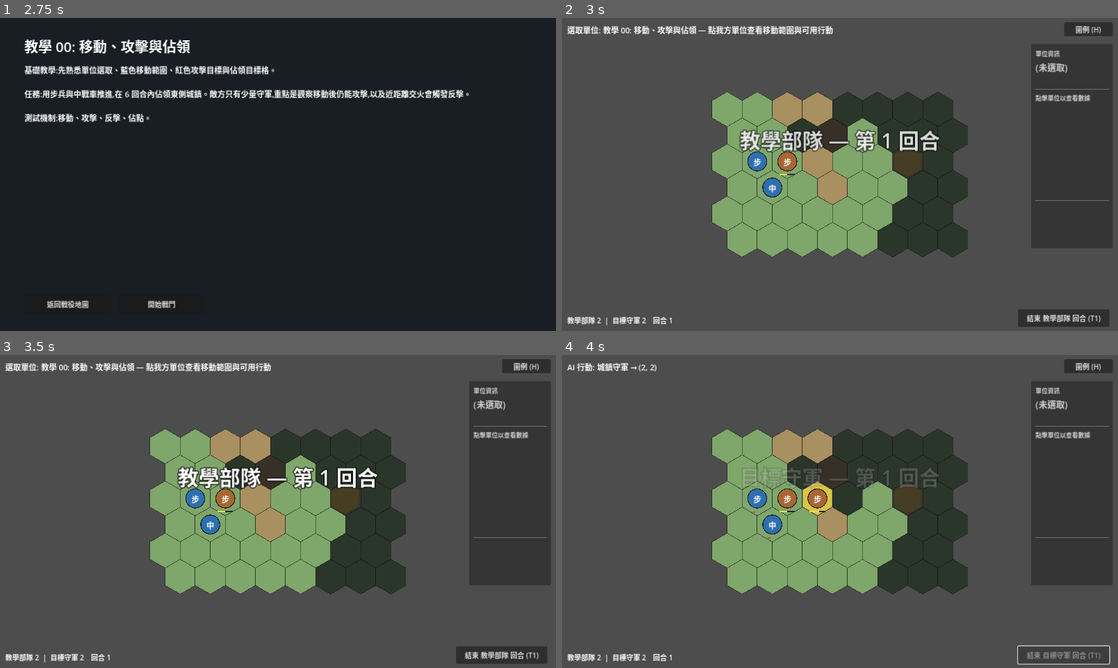
Above: before the commit, frames 1-4 (two rows, left to right).
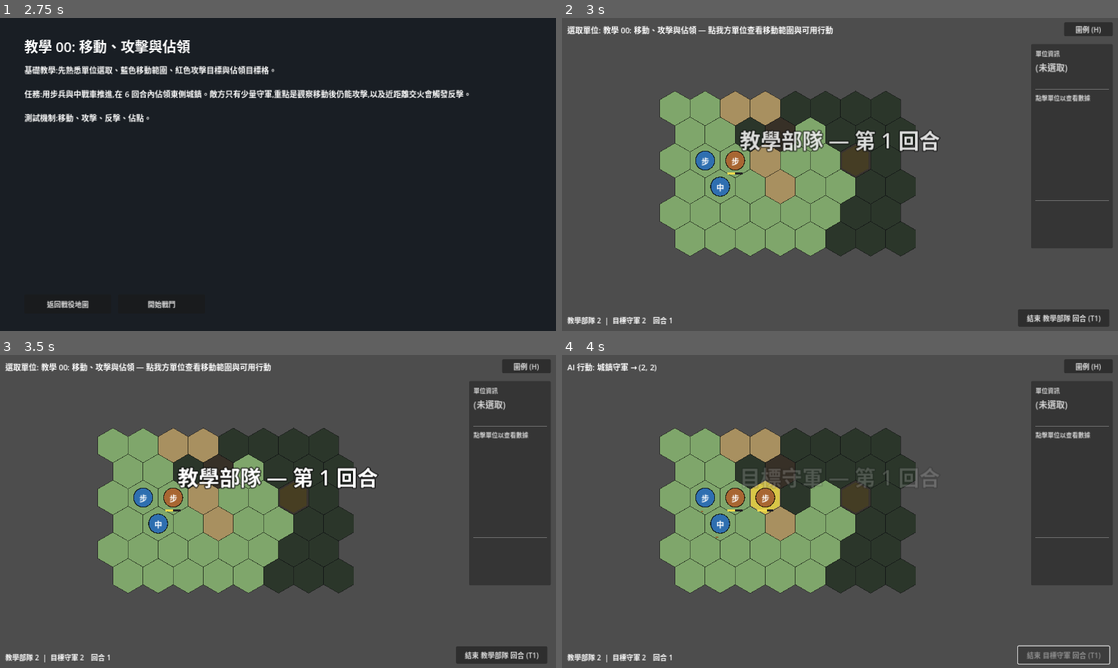
Above: after the commit, the same moments.

Repository: Fischer-Zhang/WorldWarII
Game: Godot game, scene res://scenes/main_menu.tscn
Two runs of this game, one before a commit and one after it. Both use one fixed random seed, a clock stepped at 60 frames per second and the inputs below.
Inputs:
- Up to frame 1 (2.75 s): click "戰役" at 0.5 s; click "教學戰役 0 (0/6) 從基礎操作到進階機制的短關卡序列…" at 1.25 s; click "開始選定作戰" at 2 s
- Up to frame 2 (3 s): click "開始戰鬥" at 2.75 s
- Up to frame 3 (3.5 s): no input
- Up to frame 4 (4 s): click "結束 教學部隊 回合 (T1)" at 3.5 s

Frame 1 is identical in both runs. In frame 2, 18% of the frame differs, in the area x 17-73%, y 23-77%; in frame 3, 18%; in frame 4, 18%.

Commit message:
Fit tactical maps on entry

Diff:
--- a/scripts/battle.gd
+++ b/scripts/battle.gd
@@ -144,7 +144,7 @@
 			if unit.faction_id != fid:
 				last_known_positions[fid][unit] = unit.coord
 
-	camera.position = hex_map.get_map_center()
+	camera.fit_world_rect(hex_map.get_map_rect(), _battle_map_screen_rect())
 	end_turn_button.pressed.connect(_on_end_turn_pressed)
 	end_turn_button.tooltip_text = "結束目前陣營回合。請先完成想移動或攻擊的單位。"
 	menu_button.pressed.connect(_on_menu_button_pressed)
@@ -179,6 +179,12 @@
 
 func _set_prompt(step: String, detail: String) -> void:
 	info_label.text = "%s: %s" % [step, detail]
+
+func _battle_map_screen_rect() -> Rect2:
+	var viewport_size := get_viewport_rect().size
+	var origin := Vector2(20.0, 54.0)
+	var size := Vector2(max(320.0, viewport_size.x - 280.0), max(240.0, viewport_size.y - 112.0))
+	return Rect2(origin, size)
 
 func _unhandled_key_input(event: InputEvent) -> void:
 	# Keyboard shortcuts mirror the on-screen buttons. O/R only fire when their
--- a/scripts/grid/hex_map.gd
+++ b/scripts/grid/hex_map.gd
@@ -269,23 +269,30 @@
 
 func _recompute_bounds() -> void:
 	if polys.is_empty():
+		bounds_min = Vector2.ZERO
+		bounds_max = Vector2.ZERO
 		return
 	var first := true
-	for coord in polys.keys():
-		var p: Polygon2D = polys[coord]
-		var pos := p.position
-		if first:
-			bounds_min = pos
-			bounds_max = pos
-			first = false
-		else:
-			bounds_min.x = min(bounds_min.x, pos.x)
-			bounds_min.y = min(bounds_min.y, pos.y)
-			bounds_max.x = max(bounds_max.x, pos.x)
-			bounds_max.y = max(bounds_max.y, pos.y)
+	for value in polys.values():
+		var p: Polygon2D = value
+		for vertex in p.polygon:
+			var point := p.position + vertex
+			if first:
+				bounds_min = point
+				bounds_max = point
+				first = false
+			else:
+				bounds_min.x = min(bounds_min.x, point.x)
+				bounds_min.y = min(bounds_min.y, point.y)
+				bounds_max.x = max(bounds_max.x, point.x)
+				bounds_max.y = max(bounds_max.y, point.y)
+
+func get_map_rect() -> Rect2:
+	return Rect2(position + bounds_min, bounds_max - bounds_min)
 
 func get_map_center() -> Vector2:
-	return (bounds_min + bounds_max) * 0.5
+	var rect := get_map_rect()
+	return rect.position + rect.size * 0.5
 
 func coord_at_world(world_pos: Vector2) -> Vector2i:
 	var local := world_pos - global_position
@@ -346,6 +353,8 @@
 	highlight = null
 	range_overlays = null
 	threat_overlays = null
+	bounds_min = Vector2.ZERO
+	bounds_max = Vector2.ZERO
 	set_process(false)
 
 var _hover_coord: Vector2i = Vector2i(-9999, -9999)
--- a/scripts/ui/camera_controller.gd
+++ b/scripts/ui/camera_controller.gd
@@ -4,9 +4,10 @@
 # WASD / arrow-key pan, mouse-drag pan, wheel zoom.
 
 @export var pan_speed: float = 600.0
-@export var zoom_min: float = 0.5
+@export var zoom_min: float = 0.4
 @export var zoom_max: float = 2.5
 @export var zoom_step: float = 0.1
+@export var overview_padding: float = 0.92
 
 var _dragging := false
 var _drag_start_mouse := Vector2.ZERO
@@ -43,3 +44,18 @@
 func _apply_zoom(delta_zoom: float) -> void:
 	var new_zoom_v: float = clamp(zoom.x + delta_zoom, zoom_min, zoom_max)
 	zoom = Vector2(new_zoom_v, new_zoom_v)
+
+func fit_world_rect(world_rect: Rect2, screen_rect: Rect2 = Rect2(), max_initial_zoom: float = 1.0) -> void:
+	if world_rect.size.x <= 0.0 or world_rect.size.y <= 0.0:
+		return
+	var viewport_rect := get_viewport_rect()
+	if screen_rect.size.x <= 0.0 or screen_rect.size.y <= 0.0:
+		screen_rect = viewport_rect
+	var fit_size: Vector2 = screen_rect.size * clamp(overview_padding, 0.1, 1.0)
+	var fit_zoom: float = min(fit_size.x / world_rect.size.x, fit_size.y / world_rect.size.y)
+	var zoom_v: float = clamp(min(max_initial_zoom, fit_zoom), zoom_min, zoom_max)
+	zoom = Vector2(zoom_v, zoom_v)
+	var world_center := world_rect.position + world_rect.size * 0.5
+	var viewport_center := viewport_rect.size * 0.5
+	var screen_center := screen_rect.position + screen_rect.size * 0.5
+	position = world_center - (screen_center - viewport_center) / zoom_v
--- a/scripts/ui/deployment.gd
+++ b/scripts/ui/deployment.gd
@@ -4,6 +4,7 @@
 const HexMap := preload("res://scripts/grid/hex_map.gd")
 const Unit := preload("res://scripts/units/unit.gd")
 const UnitFactory := preload("res://scripts/units/unit_factory.gd")
+const CameraController := preload("res://scripts/ui/camera_controller.gd")
 const CampaignManager := preload("res://scripts/scenario/campaign_manager.gd")
 const DeploymentOverrides := preload("res://scripts/scenario/deployment_overrides.gd")
 const ConquestBattleSetup := preload("res://scripts/scenario/conquest_battle_setup.gd")
@@ -13,7 +14,7 @@
 const DEPLOY_RADIUS := 2
 
 @onready var hex_map: HexMap = $HexMap
-@onready var camera: Camera2D = $Camera
+@onready var camera: CameraController = $Camera
 @onready var title_label: Label = $UI/Root/TopBar/Title
 @onready var status_label: Label = $UI/Root/TopBar/Status
 @onready var unit_list: VBoxContainer = $UI/Root/Body/LeftPanel/UnitScroll/UnitList
@@ -59,7 +60,7 @@
 	hex_map.load_from_scenario(scenario)
 	hex_map.hex_clicked.connect(_on_hex_clicked)
 	hex_map.hex_hovered.connect(_on_hex_hovered)
-	camera.position = hex_map.get_map_center()
+	camera.fit_world_rect(hex_map.get_map_rect(), _deployment_map_screen_rect())
 
 	var built := UnitFactory.build(scenario, hex_map)
 	factions = built["factions"]
@@ -141,6 +142,12 @@
 		if not DataLoader.get_general_def(String(gid)).is_empty():
 			general_pool.append(String(gid))
 	general_pool.sort()
+
+func _deployment_map_screen_rect() -> Rect2:
+	var viewport_size := get_viewport_rect().size
+	var origin := Vector2(282.0, 82.0)
+	var size := Vector2(max(320.0, viewport_size.x - 564.0), max(240.0, viewport_size.y - 164.0))
+	return Rect2(origin, size)
 
 func _build_deployment_zone() -> void:
 	deployment_zone.clear()
--- a/tests/test_ui_layout.gd
+++ b/tests/test_ui_layout.gd
@@ -68,6 +68,30 @@
 		"scenario_id": "",
 		"campaign_mode": false,
 		"conquest_mode": true,
+	},
+]
+
+const CAMERA_OVERVIEW_CASES := [
+	{
+		"name": "battle large map overview",
+		"path": "res://scenes/battle.tscn",
+		"scenario_id": "01_sedan_1940",
+		"min_zoom": 0.5,
+		"max_zoom": 0.75,
+	},
+	{
+		"name": "deployment large map overview",
+		"path": "res://scenes/deployment.tscn",
+		"scenario_id": "01_sedan_1940",
+		"min_zoom": 0.4,
+		"max_zoom": 0.45,
+	},
+	{
+		"name": "tutorial keeps readable zoom",
+		"path": "res://scenes/battle.tscn",
+		"scenario_id": "tut_00_basic_turn",
+		"min_zoom": 0.99,
+		"max_zoom": 1.01,
 	},
 ]
 
@@ -88,6 +112,16 @@
 				pass_count += 1
 			else:
 				fail_count += 1
+	var overview_viewport := Vector2i(1280, 720)
+	root.size = overview_viewport
+	DisplayServer.window_set_size(overview_viewport)
+	await process_frame
+	for camera_case in CAMERA_OVERVIEW_CASES:
+		var result := await _run_camera_overview_case(camera_case, overview_viewport)
+		if result:
+			pass_count += 1
+		else:
+			fail_count += 1
 	print("UI layout tests: %d pass, %d fail" % [pass_count, fail_count])
 	quit(0 if fail_count == 0 else 1)
 
@@ -121,6 +155,49 @@
 			viewport.x,
 			viewport.y,
 			", ".join(issues),
+		])
+		return false
+	return true
+
+func _run_camera_overview_case(camera_case: Dictionary, viewport: Vector2i) -> bool:
+	var game_state := _game_state()
+	if game_state == null:
+		printerr("FAIL: camera overview missing GameState autoload")
+		return false
+	game_state.current_scenario_id = String(camera_case.get("scenario_id", ""))
+	game_state.current_campaign_id = ""
+	game_state.campaign_mode = false
+	game_state.clear_conquest_battle()
+	game_state.conquest_mode = false
+
+	var packed := load(String(camera_case.get("path", "")))
+	if packed == null:
+		printerr("FAIL: camera overview missing scene %s" % camera_case.get("path", ""))
+		return false
+	var scene: Node = packed.instantiate()
+	root.add_child(scene)
+	await process_frame
+	await process_frame
+	await process_frame
+
+	var camera: Camera2D = scene.get_node_or_null("Camera")
+	var ok := camera != null
+	var zoom_x := 0.0
+	if ok:
+		zoom_x = camera.zoom.x
+		var min_zoom := float(camera_case.get("min_zoom", 0.0))
+		var max_zoom := float(camera_case.get("max_zoom", 999.0))
+		ok = zoom_x >= min_zoom - 0.001 and zoom_x <= max_zoom + 0.001
+	scene.queue_free()
+	await process_frame
+	if not ok:
+		printerr("FAIL: %s at %dx%d zoom %.3f outside %.3f..%.3f" % [
+			String(camera_case.get("name", "camera")),
+			viewport.x,
+			viewport.y,
+			zoom_x,
+			float(camera_case.get("min_zoom", 0.0)),
+			float(camera_case.get("max_zoom", 999.0)),
 		])
 		return false
 	return true
Not shown, changed: README.md
Not shown, changed: docs/ARCHITECTURE.md
Not shown, changed: docs/DEMO_SCRIPT.md
